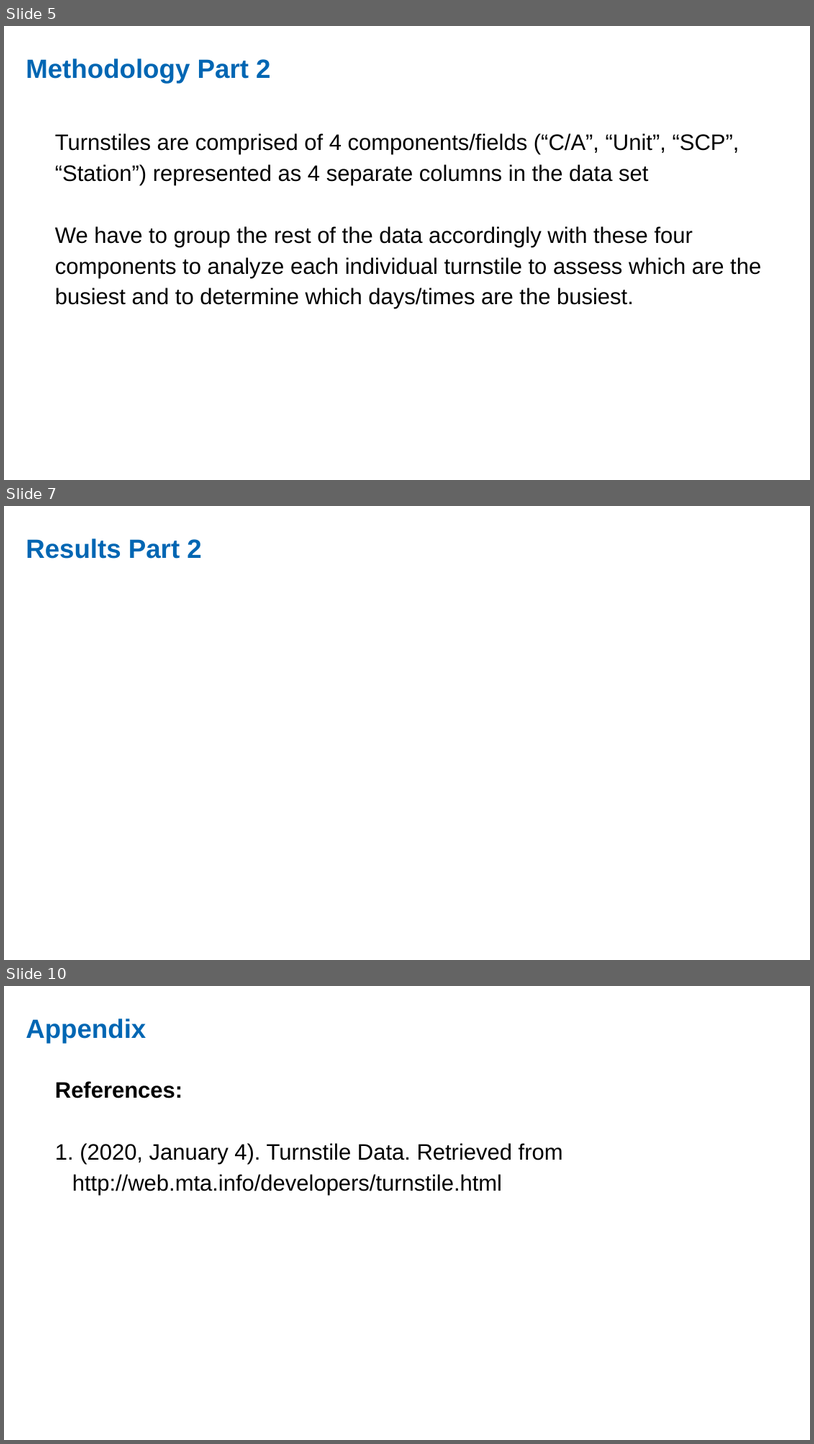
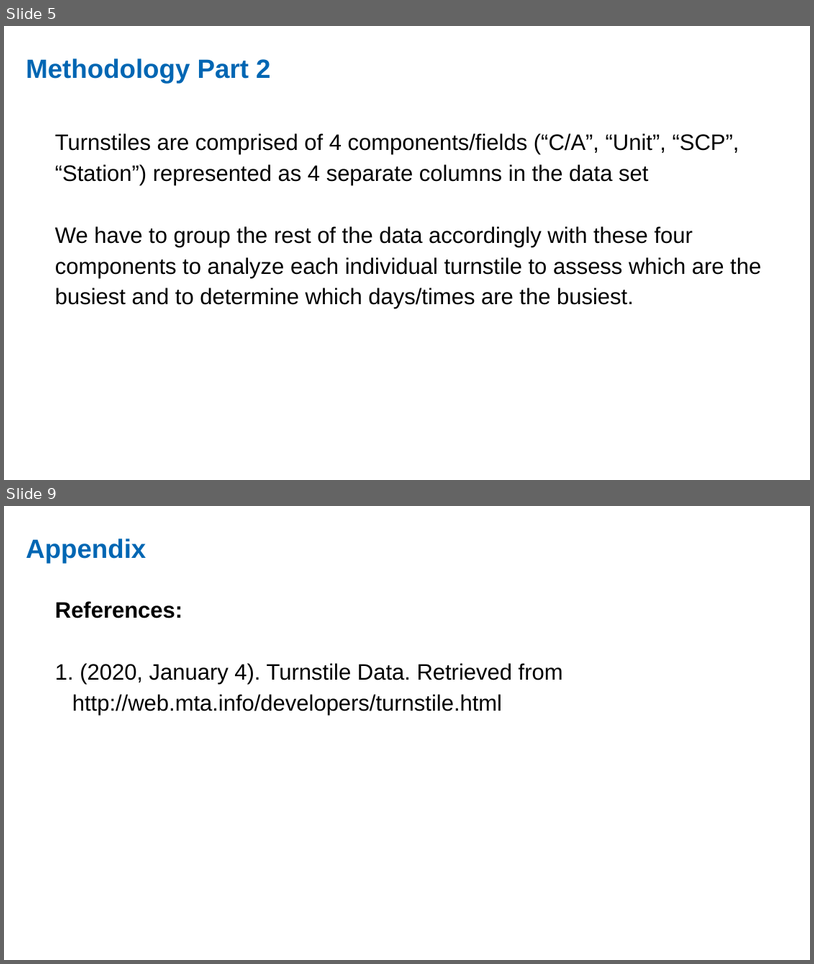
Before and after one commit to ekand/mtacular, a slide deck: reports/MTA_Data_PP.odp. Shown one above the other, each under a label of ours: slides 5, 7 and 10 before the commit, slides 5 and 9 after it; the slides between them are not shown. The pictures are 814x1444 and 814x964 pixels, drawn with LibreOffice and Linux fonts; fonts in the diff are those of the drawing. Boxes give left, top, right and bottom in pixels: in the first picture for what was removed or moved away, otherwise in the second. Text is boxed around its words. In the diff, an @@ line names an element or a change of style, - is before the commit and + after.

```diff
--- a/reports/MTA_Data_PP.odp
+++ b/reports/MTA_Data_PP.odp
@@ slide 7 removed at (4,506,810,960), background #FFFFFF @@
@@ text removed at (26,538,201,559) @@
-Results Part 2
@@ what was slide 10 is now slide 9 @@
```
Also in this commit, not shown: 1 slide changed, 2 slides added, 2 other slides removed.
